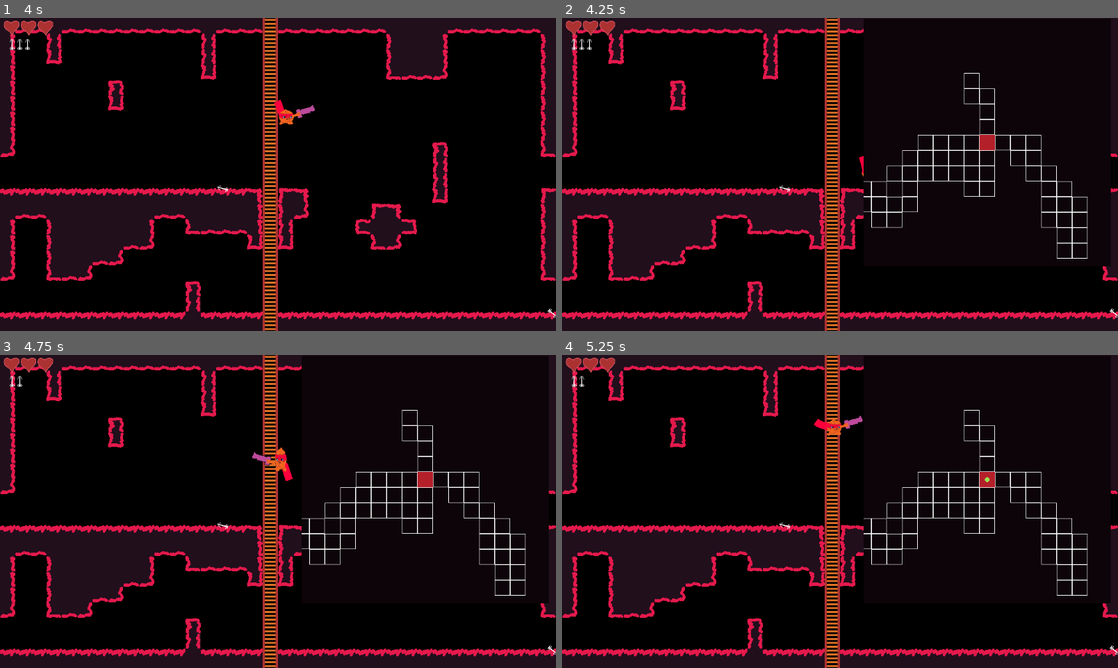
Above: before the commit, frames 1-4 (two rows, left to right).
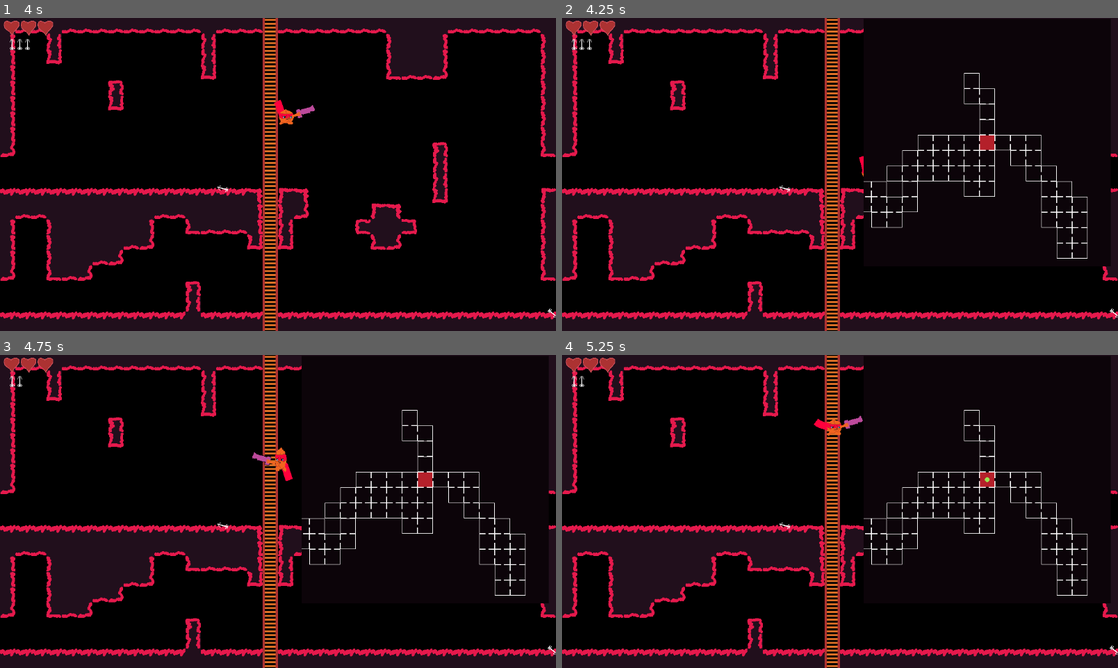
Above: after the commit, the same moments.

Repository: mcerdeira/infinite-dungeon
Game: Godot game, scene res://scenes/main_game.tscn
Two runs of this game, one before a commit and one after it. Both use one fixed random seed, a clock stepped at 60 frames per second and the inputs below.
Inputs:
- Up to frame 1 (4 s): hold X (shoot) 0.53-1.28 s; hold D (right) 0.53-2.03 s; tap Z (jump) at 0.77, 1.52, 3.02, 3.77 s; tap X (shoot) at 1.35, 2.85 s; hold A (left) 2.03-2.78 s; hold X (shoot) 2.03-2.78 s; hold D (right) from 2.78 s (still down); hold X (shoot) from 3.53 s (still down)
- Up to frame 2 (4.25 s): keep holding D (right); keep holding X (shoot); tap M (map) at 4.15 s
- Up to frame 3 (4.75 s): release D (right) at 4.28 s; release X (shoot) at 4.28 s; hold A (left) from 4.28 s (still down); tap X (shoot) at 4.35 s; tap Z (jump) at 4.52 s
- Up to frame 4 (5.25 s): release A (left) at 5.03 s; hold D (right) from 5.03 s (still down); hold X (shoot) from 5.03 s (still down)

Frame 1 is identical in both runs. In frame 2, 0.2% of the frame differs, in the area x 54-94%, y 22-75%; in frame 3, 0.2%; in frame 4, 0.2%.

Commit message:
generacion de dungeons con puertas

Diff:
--- a/scenes/main.gd
+++ b/scenes/main.gd
@@ -28,13 +28,68 @@
 	for r in rooms:
 		r.queue_free()
 
+func something_in_pos(x, y):
+	if Global.rooms_array[x][y] == -1:
+		return false
+	else:
+		return true
+
 func generate_dungeon():
 	for x in range(1000):
 		for y in range(1000):
 			if Global.rooms_array[x][y] != -1:
 				var map_room = map_room_obj.instantiate()
 				map_room.global_position = Vector2(x * 32, y * 32)
-				map_room.set_room(Global.rooms_array[x][y])
+				var extra = 0
+				if Global.rooms_array[x][y] != -1:
+					if Global.rooms_array[x][y] == 1 or Global.rooms_array[x][y] == 2:
+						extra = Global.rooms_array[x][y]
+					#Buscar si hay algo abajo
+					var down = something_in_pos(x, y + 1)
+					#Buscar si hay algo arriba
+					var up = something_in_pos(x, y - 1)
+					#Buscar si hay algo derecha
+					var right = something_in_pos(x + 1, y)
+					#Buscar si hay algo a la izquierda
+					var left = something_in_pos(x - 1, y)
+					var room_n = 0
+
+					if right and left and up and down:
+						room_n = 1
+					elif left and down and right:
+						room_n = 4
+					elif left and up and down:
+						room_n = 7
+					elif left and up and right:
+						room_n = 8
+					elif right and up and down:
+						room_n = 12
+					elif left and down:
+						room_n = 3
+					elif left and right:
+						room_n = 5
+					elif left and up:
+						room_n = 6
+					elif right and down:
+						room_n = 10
+					elif right and up:
+						room_n = 11
+					elif down:
+						room_n = 0
+					elif left:
+						room_n = 2
+					elif right:
+						room_n = 9
+					elif up:
+						room_n = 13
+					elif up and down:
+						room_n = 14
+
+					Global.rooms_array[x][y] = room_n
+					map_room.set_room(room_n, true)
+
+				if extra != 0:
+					map_room.set_extra(extra)
 				map_room.player_here(false)
 				if Global.player_posision == Vector2(x, y):
 					center = map_room
--- a/scenes/main_game.gd
+++ b/scenes/main_game.gd
@@ -48,7 +48,6 @@
 
 	var amount_V = 0
 	var amount_H = 0
-	var final_room_placed = false
 	var vertical_dugeon = false
 	if Global.dungeon_rng.randi() % 2 == 0:
 		amount_V = 10
--- a/scenes/map_room.gd
+++ b/scenes/map_room.gd
@@ -7,6 +7,10 @@
 func player_here(val):
 	$player.visible = val
 
-func set_room(idx):
+func set_extra(idx):
+	$extra.frame = idx
+	$extra.visible = true
+
+func set_room(idx, positional = false):
 	my_idx = idx
 	$sprite.frame = idx
--- a/scenes/map_room.tscn
+++ b/scenes/map_room.tscn
@@ -1,16 +1,83 @@
 [gd_scene format=3 uid="uid://buh0t7mkkq6p"]
 
 [ext_resource type="Script" uid="uid://b7ggcfxem0to5" path="res://scenes/map_room.gd" id="1_bwxqk"]
-[ext_resource type="Texture2D" uid="uid://dw0yaugnafssw" path="res://sprites/map_tiles1.png" id="1_t8n8e"]
 [ext_resource type="Texture2D" uid="uid://rddiydl1gt6a" path="res://sprites/map_tiles2.png" id="2_bwxqk"]
 [ext_resource type="Texture2D" uid="uid://0px5u3om8o32" path="res://sprites/map_tiles3.png" id="3_cs2qs"]
+[ext_resource type="Texture2D" uid="uid://dk3m8hsj3gr6h" path="res://sprites/map_tiles_positional1.png" id="5_2kflp"]
 [ext_resource type="Texture2D" uid="uid://dnkljd15jldx" path="res://sprites/player_tile.png" id="5_khsnn"]
+[ext_resource type="Texture2D" uid="uid://7ahy4sj00jtm" path="res://sprites/map_tiles_positional2.png" id="6_87whp"]
+[ext_resource type="Texture2D" uid="uid://cm68hk6q6lnva" path="res://sprites/map_tiles_positional3.png" id="7_rkdg8"]
+[ext_resource type="Texture2D" uid="uid://c307vc65n5b0h" path="res://sprites/map_tiles_positional4.png" id="8_wqy28"]
+[ext_resource type="Texture2D" uid="uid://cdkyqua1fi4ea" path="res://sprites/map_tiles_positional5.png" id="9_b7hrk"]
+[ext_resource type="Texture2D" uid="uid://d2gm6fik3yl30" path="res://sprites/map_tiles_positional6.png" id="10_pv520"]
+[ext_resource type="Texture2D" uid="uid://6ci2hkf8byi7" path="res://sprites/map_tiles_positional7.png" id="11_sqcce"]
+[ext_resource type="Texture2D" uid="uid://bdxhabdvxsoyk" path="res://sprites/map_tiles_positional8.png" id="12_8crcu"]
+[ext_resource type="Texture2D" uid="uid://da3o5yu3ysodv" path="res://sprites/map_tiles_positional9.png" id="13_bhlhu"]
+[ext_resource type="Texture2D" uid="uid://by61ekcdmhysk" path="res://sprites/map_tiles_positional10.png" id="14_vowym"]
+[ext_resource type="Texture2D" uid="uid://dnlfhdqm0pe73" path="res://sprites/map_tiles_positional11.png" id="15_4ixqf"]
+[ext_resource type="Texture2D" uid="uid://cb5yaa1fgs0n7" path="res://sprites/map_tiles_positional12.png" id="16_1m3i0"]
+[ext_resource type="Texture2D" uid="uid://bn7vn252xtjum" path="res://sprites/map_tiles_positional13.png" id="17_jikgm"]
+[ext_resource type="Texture2D" uid="uid://c1ubgaeupkit3" path="res://sprites/map_tiles_positional14.png" id="18_hppmp"]
+[ext_resource type="Texture2D" uid="uid://qhwnr4r1n1j1" path="res://sprites/map_tiles_positional15.png" id="19_olcxl"]
 
 [sub_resource type="SpriteFrames" id="SpriteFrames_xduas"]
 animations = [{
 "frames": [{
 "duration": 1.0,
-"texture": ExtResource("1_t8n8e")
+"texture": ExtResource("5_2kflp")
+}, {
+"duration": 1.0,
+"texture": ExtResource("6_87whp")
+}, {
+"duration": 1.0,
+"texture": ExtResource("7_rkdg8")
+}, {
+"duration": 1.0,
+"texture": ExtResource("8_wqy28")
+}, {
+"duration": 1.0,
+"texture": ExtResource("9_b7hrk")
+}, {
+"duration": 1.0,
+"texture": ExtResource("10_pv520")
+}, {
+"duration": 1.0,
+"texture": ExtResource("11_sqcce")
+}, {
+"duration": 1.0,
+"texture": ExtResource("12_8crcu")
+}, {
+"duration": 1.0,
+"texture": ExtResource("13_bhlhu")
+}, {
+"duration": 1.0,
+"texture": ExtResource("14_vowym")
+}, {
+"duration": 1.0,
+"texture": ExtResource("15_4ixqf")
+}, {
+"duration": 1.0,
+"texture": ExtResource("16_1m3i0")
+}, {
+"duration": 1.0,
+"texture": ExtResource("17_jikgm")
+}, {
+"duration": 1.0,
+"texture": ExtResource("18_hppmp")
+}, {
+"duration": 1.0,
+"texture": ExtResource("19_olcxl")
+}],
+"loop": true,
+"name": &"positional",
+"speed": 5.0
+}]
+
+[sub_resource type="SpriteFrames" id="SpriteFrames_2kflp"]
+animations = [{
+"frames": [{
+"duration": 1.0,
+"texture": null
 }, {
 "duration": 1.0,
 "texture": ExtResource("2_bwxqk")
@@ -42,6 +109,11 @@
 
 [node name="sprite" type="AnimatedSprite2D" parent="." unique_id=1747015062]
 sprite_frames = SubResource("SpriteFrames_xduas")
+animation = &"positional"
+
+[node name="extra" type="AnimatedSprite2D" parent="." unique_id=1646308723]
+visible = false
+sprite_frames = SubResource("SpriteFrames_2kflp")
 
 [node name="player" type="AnimatedSprite2D" parent="." unique_id=1772898155]
 visible = false
Binary file changed: sprites/map_tiles2.png
Binary file changed: sprites/map_tiles3.png
Binary file added: sprites/map_tiles_positional1.png
Not shown, added: sprites/map_tiles_positional1.png.import
Binary file added: sprites/map_tiles_positional10.png
Not shown, added: sprites/map_tiles_positional10.png.import
Binary file added: sprites/map_tiles_positional11.png
Not shown, added: sprites/map_tiles_positional11.png.import
Binary file added: sprites/map_tiles_positional12.png
Not shown, added: sprites/map_tiles_positional12.png.import
Binary file added: sprites/map_tiles_positional13.png
Not shown, added: sprites/map_tiles_positional13.png.import
(and 20 more such lines)
